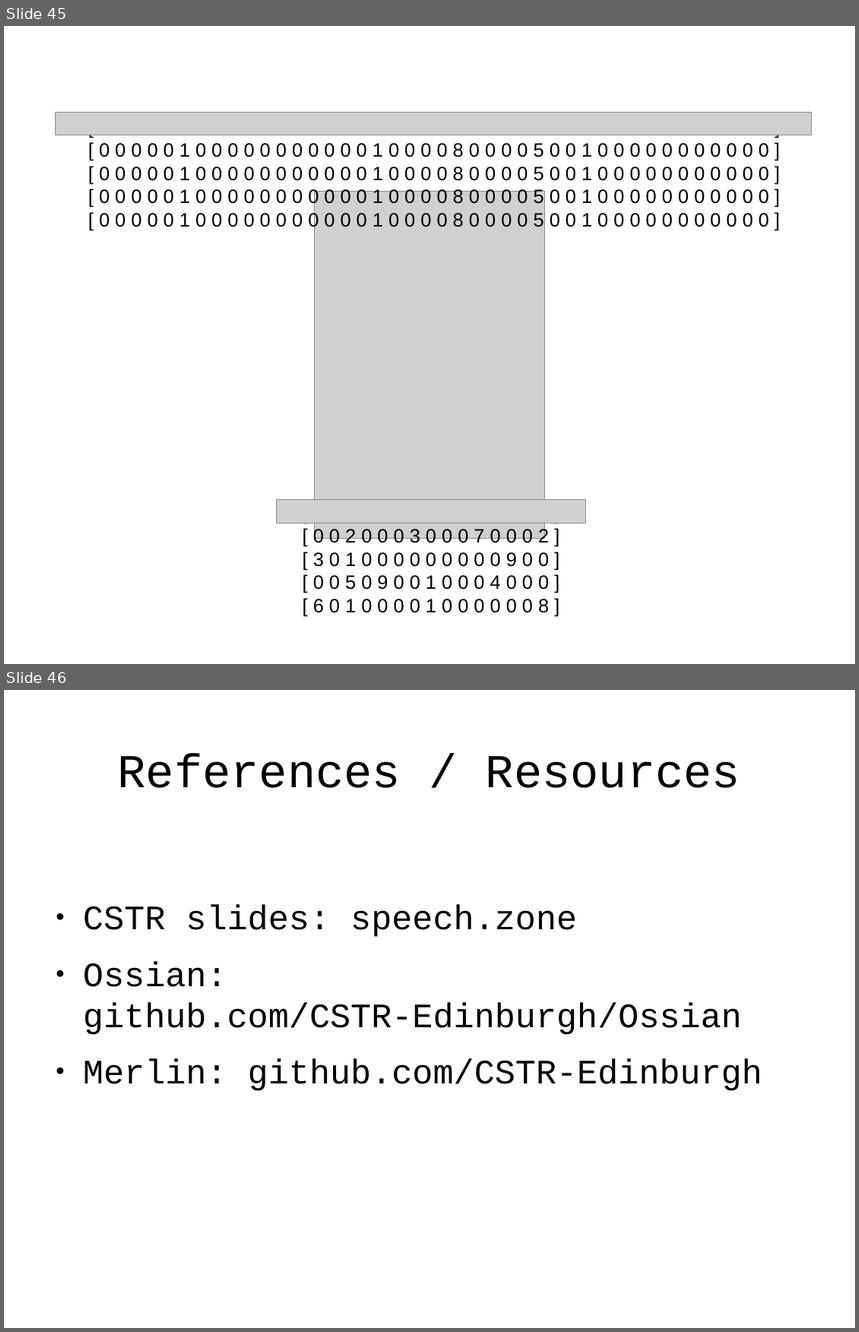
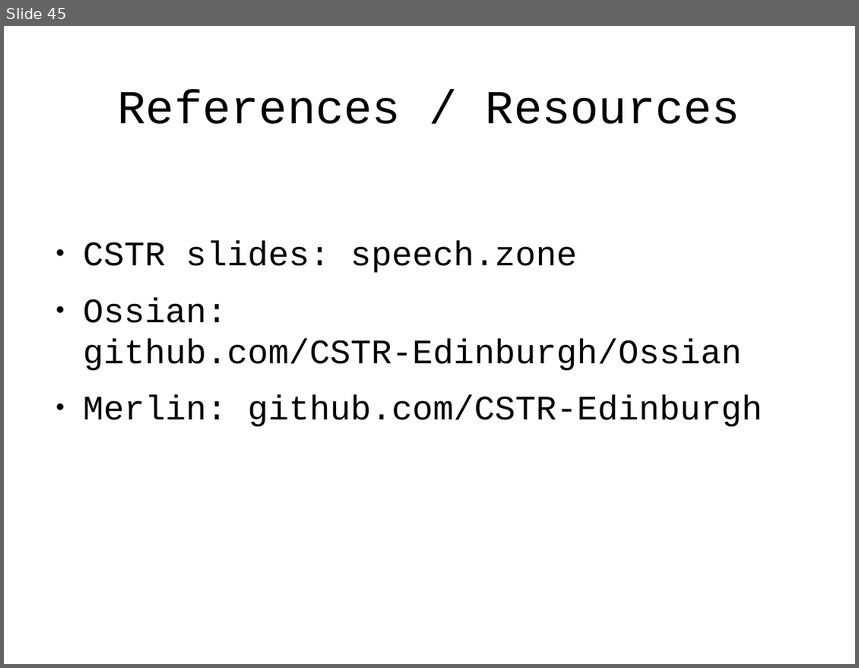
Before and after one commit to JRMeyer/kyrgyz-voice-hackathon, a slide deck: slides/text-to-speech.odp. Shown one above the other, each under a label of ours: slides 45 and 46 before the commit, slide 45 after it. The pictures are 859x1332 and 859x668 pixels, drawn with LibreOffice and Linux fonts; fonts in the diff are those of the drawing; grey boxes stand for pictures. Boxes give left, top, right and bottom in pixels: in the first picture for what was removed or moved away, otherwise in the second. Text is boxed around its words. In the diff, an @@ line names an element or a change of style, - is before the commit and + after.

```diff
--- a/slides/text-to-speech.odp
+++ b/slides/text-to-speech.odp
@@ slide 45 removed at [4,26,855,664], background #FFFFFF @@
@@ picture removed at [55,113,812,135] @@
@@ text removed at [99,135,769,230] @@
-[ 0 0 0 0 0 1 0 0 0 0 0 0 0 0 0 0 0 1 0 0 0 0 8 0 0 0 0 5 0 0 1 0 0 0 0 0 0 0 0 0 0 0 ]
-[ 0 0 0 0 0 1 0 0 0 0 0 0 0 0 0 0 0 1 0 0 0 0 8 0 0 0 0 5 0 0 1 0 0 0 0 0 0 0 0 0 0 0 ]
-[ 0 0 0 0 0 1 0 0 0 0 0 0 0 0 0 0 0 1 0 0 0 0 8 0 0 0 0 5 0 0 1 0 0 0 0 0 0 0 0 0 0 0 ]
-[ 0 0 0 0 0 1 0 0 0 0 0 0 0 0 0 0 0 1 0 0 0 0 8 0 0 0 0 5 0 0 1 0 0 0 0 0 0 0 0 0 0 0 ]
-[ 0 0 0 0 0 1 0 0 0 0 0 0 0 0 0 0 0 1 0 0 0 0 8 0 0 0 0 5 0 0 1 0 0 0 0 0 0 0 0 0 0 0 ]
@@ picture removed at [315,191,544,539] @@
@@ picture removed at [277,500,585,524] @@
@@ text removed at [313,523,549,613] @@
-[ 0 0 1 0 0 0 0 1 0 0 0 0 0 0 0 ]
-[ 0 0 2 0 0 0 3 0 0 0 7 0 0 0 2 ]
-[ 3 0 1 0 0 0 0 0 0 0 0 0 9 0 0 ]
-[ 0 0 5 0 9 0 0 1 0 0 0 4 0 0 0 ]
-[ 6 0 1 0 0 0 0 1 0 0 0 0 0 0 8 ]
@@ what was slide 46 is now slide 45 @@
```
Also in this commit, not shown: 5 other files.
